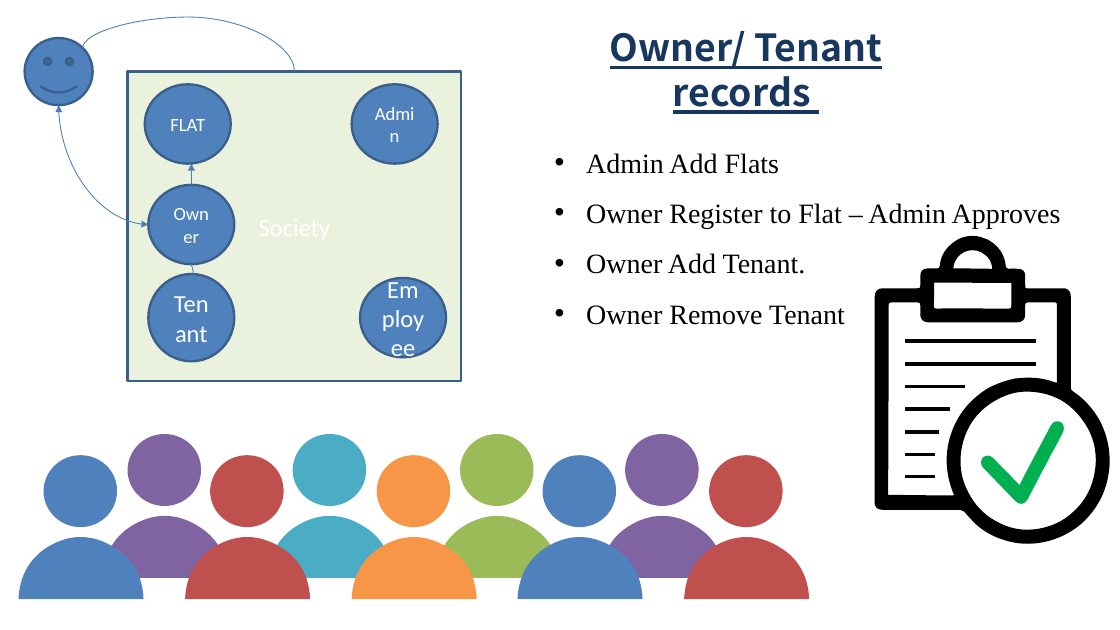
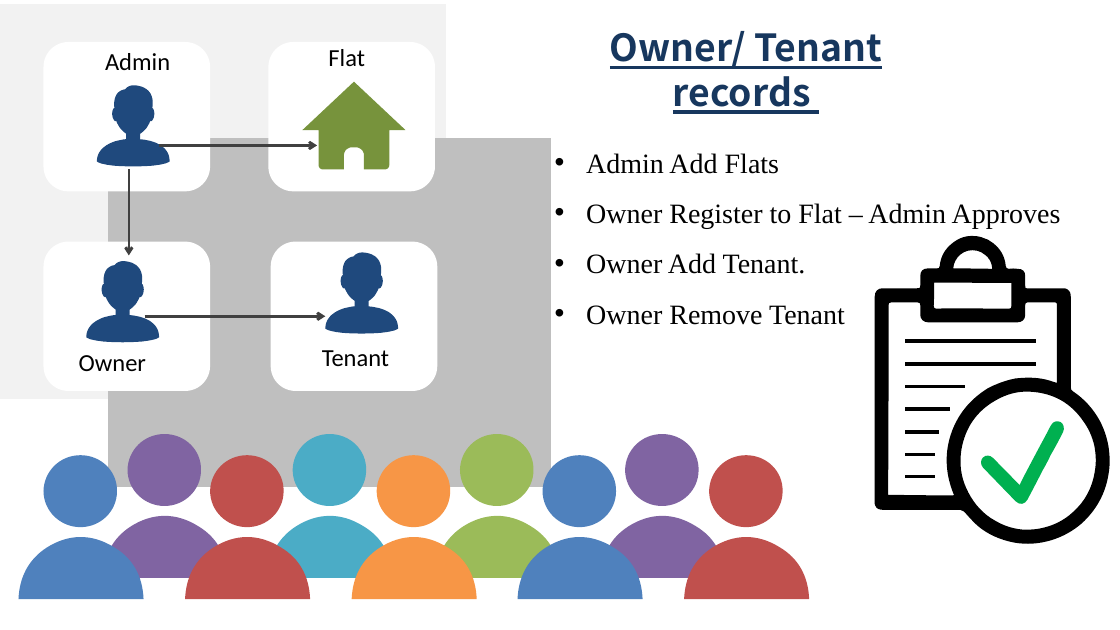
Before and after one commit to Anvisys/Documents, a slide deck: slide 6 of Nestin presentation.pptx. Drawn at 1120x630 pixels with LibreOffice and Linux fonts; fonts in the diff are those of the drawing. Boxes give left, top, right and bottom in pixels: in the first picture for what was removed or moved away, otherwise in the second. Text is boxed around its words. In the diff, an @@ line names an element or a change of style, - is before the commit and + after.

```diff
--- a/Nestin presentation.pptx
+++ b/Nestin presentation.pptx
@@ freeform shape added at box(0, 4, 446, 398), fill #F2F2F2, outline #F2F2F2 0 pt @@
@@ curved line removed from (82, 48) to (294, 71) @@
@@ smiley face removed at box(24, 38, 92, 105) @@
@@ text "Admin" at box(105, 53, 170, 70): size 16 to 21 pt, text colour #FFFFFF to #000000; alignment centre to left; vertical alignment middle to top; fill #4F81BD to none; outline #3A5F8C 2 pt to none @@
@@ text "Admin": place and size @@
-text "Admin" at box(352, 84, 438, 163)
+text "Admin" at box(105, 53, 170, 70)
@@ text "Flat": place and size @@
-text "Flat" at box(145, 84, 230, 163)
+text "Flat" at box(328, 49, 365, 66)
@@ text "Flat" at box(328, 49, 365, 66): vertical alignment middle to top; fill #4F81BD to none; outline #3A5F8C 2 pt to none @@
@@ text at box(328, 49, 365, 66): text changed; size 16 to 21 pt; text colour #FFFFFF to #000000 @@
-FLAT
+Flat
@@ rectangle removed at box(128, 71, 461, 381) @@
@@ curved double arrow removed from (149, 224) to (59, 105) @@
@@ freeform shape added at box(109, 139, 551, 486), fill #BFBFBF, outline #BFBFBF 0 pt @@
@@ arrow removed from (192, 185) to (192, 164) @@
@@ arrow removed from (192, 265) to (197, 284) @@
@@ ellipse removed at box(360, 278, 446, 357) @@
-Employee
@@ group added at box(44, 42, 437, 392): 4 rounded rectangles, 4 freeform shapes, 3 arrows @@
@@ text "Owner": place and size @@
-text "Owner" at box(149, 185, 234, 264)
+text "Owner" at box(79, 355, 146, 371)
@@ text "Owner" at box(79, 355, 146, 371): size 16 to 21 pt, text colour #FFFFFF to #000000; alignment centre to left; vertical alignment middle to top; fill #4F81BD to none; outline #3A5F8C 2 pt to none @@
@@ text "Tenant": place and size @@
-text "Tenant" at box(149, 274, 234, 361)
+text "Tenant" at box(322, 350, 389, 366)
@@ text "Tenant" at box(322, 350, 389, 366): text colour #FFFFFF to #000000; alignment centre to left; vertical alignment middle to top; fill #4F81BD to none; outline #3A5F8C 2 pt to none @@
```
Also in this commit, not shown: 8 other slides changed, 2 slides removed.
